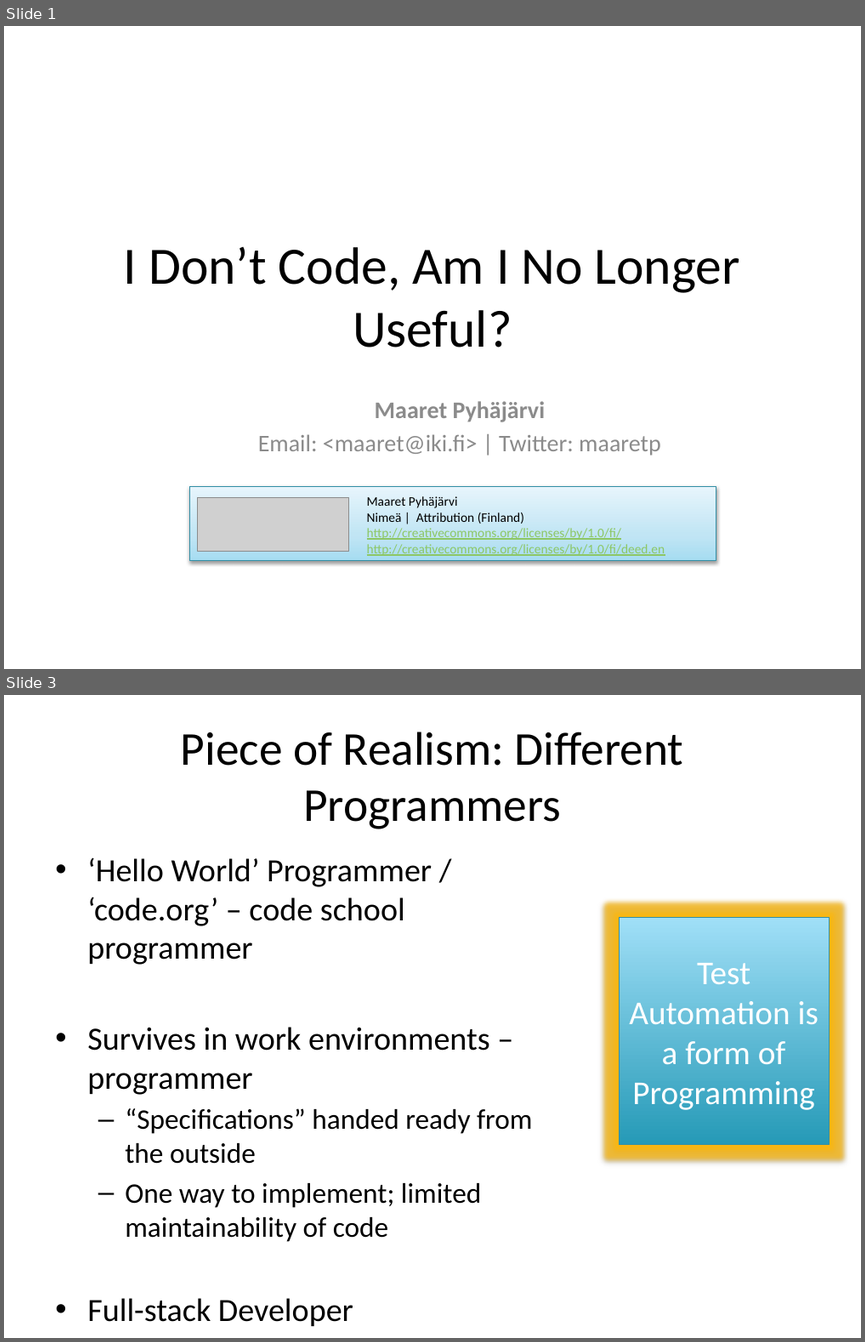
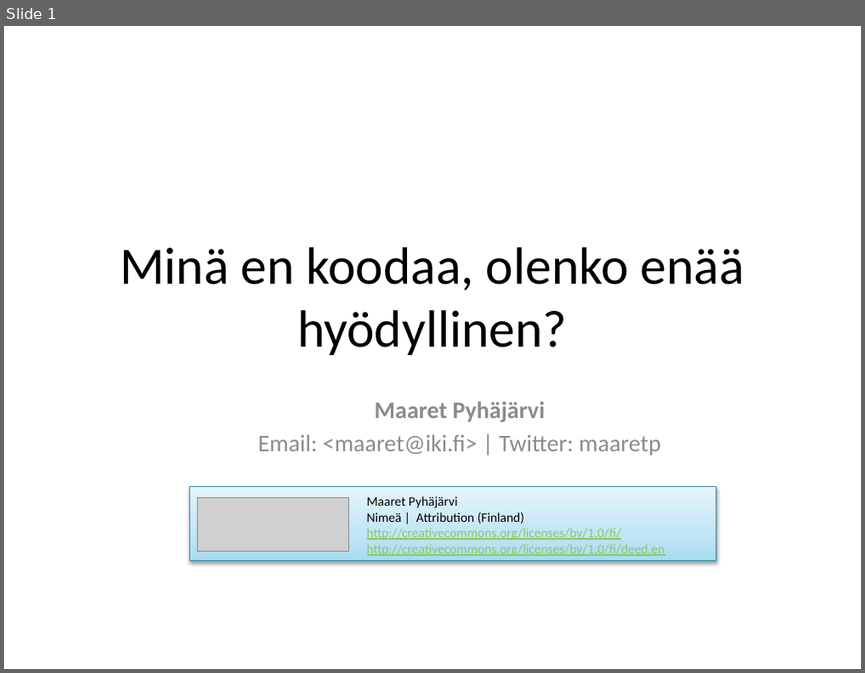
Before and after one commit to maaretp/IDoNotCodeTalk, a slide deck: IDon'tCode.pptx. Shown one above the other, each under a label of ours: slides 1 and 3 before the commit, slide 1 after it; the slides between them are not shown. The pictures are 865x1342 and 865x673 pixels, drawn with LibreOffice and Linux fonts; fonts in the diff are those of the drawing; grey boxes stand for pictures. Boxes give left, top, right and bottom in pixels: in the first picture for what was removed or moved away, otherwise in the second. Text is boxed around its words. In the diff, an @@ line names an element or a change of style, - is before the commit and + after.

```diff
--- a/IDon'tCode.pptx
+++ b/IDon'tCode.pptx
@@ slide 3 removed at [4,695,861,1338], background #FFFFFF @@
@@ title removed at [181,732,684,829] @@
-Piece of Realism: Different Programmers
@@ text removed at [87,857,532,1242] @@
-• ‘Hello World’ Programmer / ‘code.org’ – code school programmer
-• Survives in work environments –programmer
-  – “Specifications” handed ready from the outside
-  – One way to implement; limited maintainability of code
-• Full-stack Developer
@@ rectangle removed at [619,917,828,1144] @@
-Test Automation is a form of Programming
@@ slide 1 changed as well @@
@@ title at [120,247,744,355]: text changed @@
-I Don’t Code, Am I No Longer Useful?
+Minä en koodaa, olenko enää hyödyllinen?
```
Also in this commit, not shown: 3 other slides changed, 6 slides added, 5 other slides removed.
